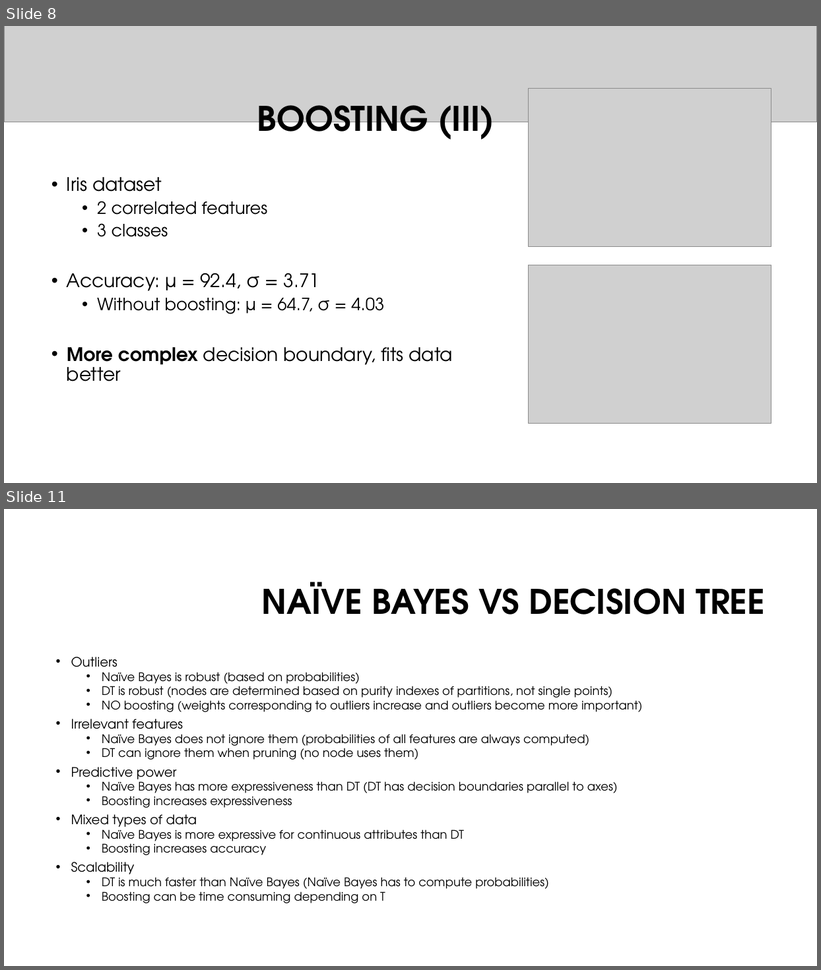
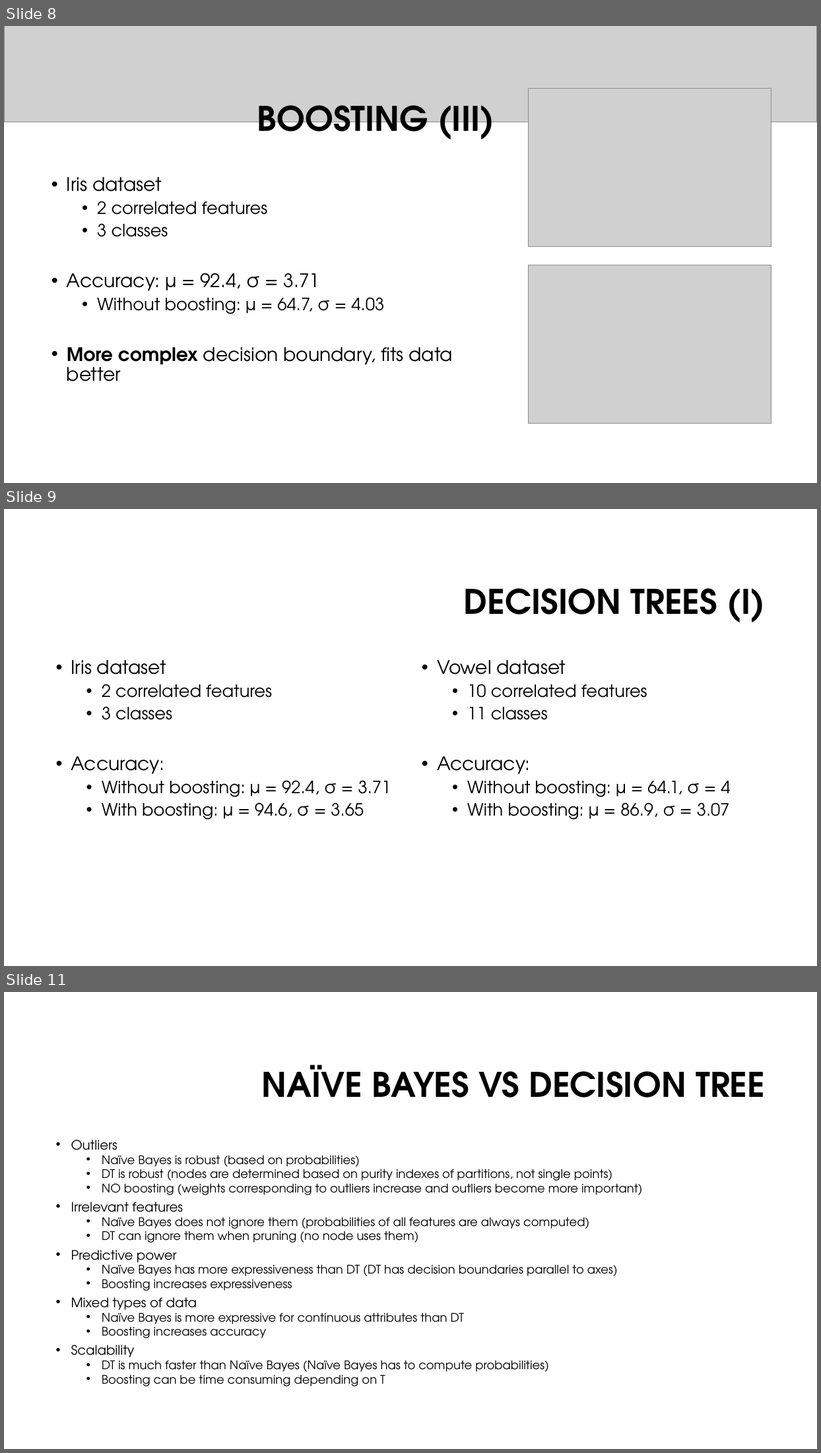
Before and after one commit to franco-ruggeri/ML, a slide deck: Lab 3/Lab 3 - presentation.pptx. Shown one above the other, each under a label of ours: slides 8 and 11 before the commit, slides 8, 9 and 11 after it; the slides between them are not shown. The pictures are 821x970 and 821x1453 pixels, drawn with LibreOffice and Linux fonts; fonts in the diff are those of the drawing; grey boxes stand for pictures; background and template pictures are left out. Boxes give left, top, right and bottom in pixels: in the first picture for what was removed or moved away, otherwise in the second. Text is boxed around its words. In the diff, an @@ line names an element or a change of style, - is before the commit and + after.

```diff
--- a/Lab 3/Lab 3 - presentation.pptx
+++ b/Lab 3/Lab 3 - presentation.pptx
@@ slide 9 added at (x1=4, y1=509, x2=817, y2=966), background #FFFFFF @@
@@ title added at (x1=464, y1=588, x2=765, y2=623), 40 pt, text #000000, bold @@
+DECISION TREES (I)
@@ text added at (x1=71, y1=660, x2=391, y2=820), 20 pt, text #000000 @@
+• Iris dataset
+  • 2 correlated features
+  • 3 classes
+• Accuracy:
+  • Without boosting: µ = 92.4, σ = 3.71
+  • With boosting: µ = 94.6, σ = 3.65
@@ text added at (x1=437, y1=660, x2=730, y2=820), 20 pt, text #000000 @@
+• Vowel dataset
+  • 10 correlated features
+  • 11 classes
+• Accuracy:
+  • Without boosting: µ = 64.1, σ = 4
+  • With boosting: µ = 86.9, σ = 3.07
```
Also in this commit, not shown: 4 slides changed, 1 slide removed, 1 other file.
